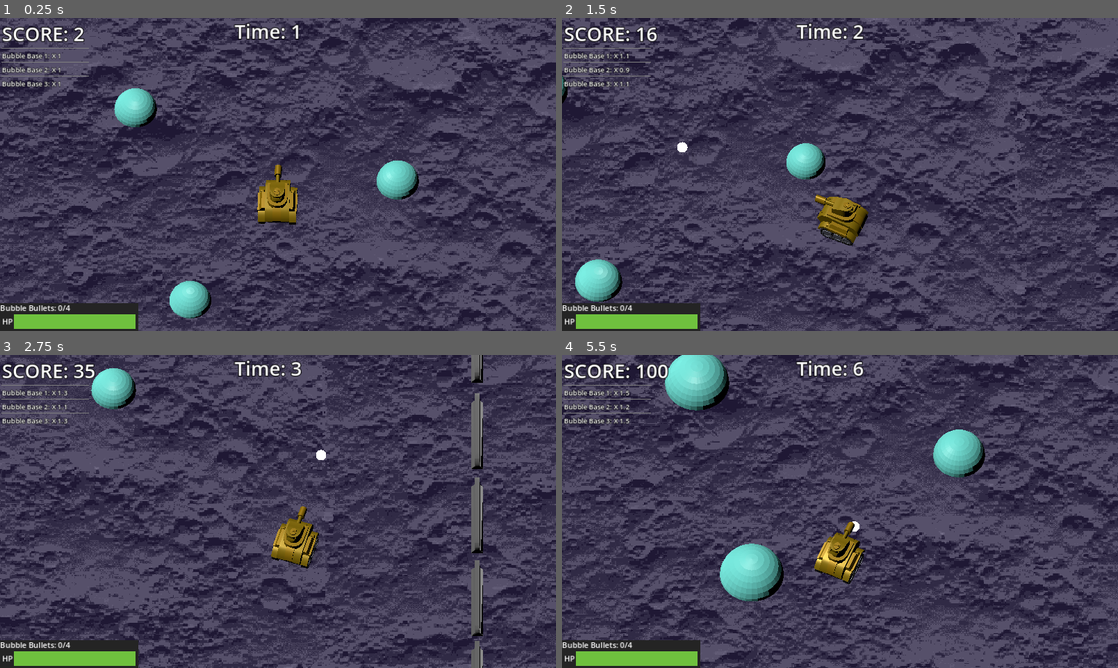
Above: before the commit, frames 1-4 (two rows, left to right).
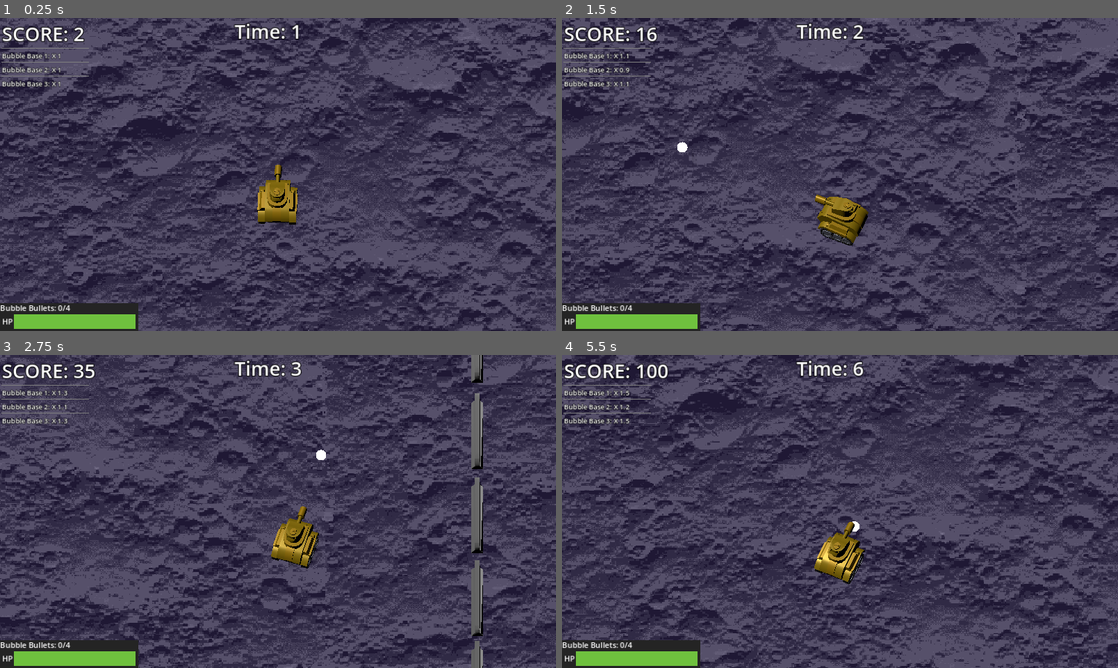
Above: after the commit, the same moments.

Repository: BlackBarman/GGJ_2025
Game: Godot game, scene res://Levels/level.tscn
Same seed, same stepped clock (60 frames per second), same inputs: the game is played once before the commit and once after it.
Inputs (mouse positions are in pixels of both pictures, inside the frame that each line leads up to):
- Up to frame 1 (0.25 s): no input
- Up to frame 2 (1.5 s): tap Enter (ui_accept) at 0.5, 0.77 s; move the mouse to (962, 158) at 0.52 s; press the mouse at (962, 158) at 0.53 s; hold Right (ui_right) 0.53-1.28 s; move the mouse to (728, 190) at 1.27 s; release the mouse at (728, 190) at 1.28 s; hold Down (ui_down) from 1.28 s (still down); click (728, 190) at 1.35 s
- Up to frame 3 (2.75 s): tap Enter (ui_accept) at 1.52 s; move the mouse to (333, 442) at 2.02 s; release Down (ui_down) at 2.03 s; press the mouse at (333, 442) at 2.03 s; hold Right (ui_right) from 2.03 s (still down)
- Up to frame 4 (5.5 s): move the mouse to (812, 574) at 2.77 s; release Right (ui_right) at 2.78 s; release the mouse at (812, 574) at 2.78 s; hold Up (ui_up) 2.78-3.53 s; click (812, 574) at 2.85 s; tap Enter (ui_accept) at 3.02, 3.77, 4.52 s; move the mouse to (1006, 558) at 3.52 s; press the mouse at (1006, 558) at 3.53 s; hold Left (ui_left) 3.53-5.03 s; move the mouse to (673, 464) at 4.27 s; release the mouse at (673, 464) at 4.28 s; click (673, 464) at 4.35 s; move the mouse to (867, 511) at 5.02 s; press the mouse at (867, 511) at 5.03 s; hold Down (ui_down) from 5.03 s (still down)

The runs differ from the first frame. In frame 1, 2.2% of the frame differs, in the area x 20-76%, y 22-96%; in frame 2, 1.6%; in frame 3, 0.8%; in frame 4, 4.4%, in the area x 18-77%, y 0-79%.

Commit message:
bubble in level

Diff:
--- a/ggj_2025/LevelIngredients/BubbleBase.tscn
+++ b/ggj_2025/LevelIngredients/BubbleBase.tscn
@@ -1,7 +1,8 @@
-[gd_scene load_steps=4 format=3 uid="uid://qu7xa6wcyixa"]
+[gd_scene load_steps=5 format=3 uid="uid://qu7xa6wcyixa"]
 
 [ext_resource type="Script" path="res://LevelIngredients/bubble_base.gd" id="1_osm5m"]
 [ext_resource type="PackedScene" uid="uid://b8l5uu32d4toi" path="res://Art/TempBubbleBase.glb" id="2_g04wj"]
+[ext_resource type="PackedScene" uid="uid://dyoao1c6ahkl5" path="res://LevelIngredients/temp_bubble_base.tscn" id="3_3rlgk"]
 
 [sub_resource type="CapsuleShape3D" id="CapsuleShape3D_kivfl"]
 radius = 1.0
@@ -11,8 +12,11 @@
 script = ExtResource("1_osm5m")
 
 [node name="TempBubbleBase" parent="." instance=ExtResource("2_g04wj")]
+visible = false
 
 [node name="StaticBody3D" type="StaticBody3D" parent="."]
 
 [node name="CollisionShape3D" type="CollisionShape3D" parent="StaticBody3D"]
 shape = SubResource("CapsuleShape3D_kivfl")
+
+[node name="TempBubbleBase2" parent="." instance=ExtResource("3_3rlgk")]
